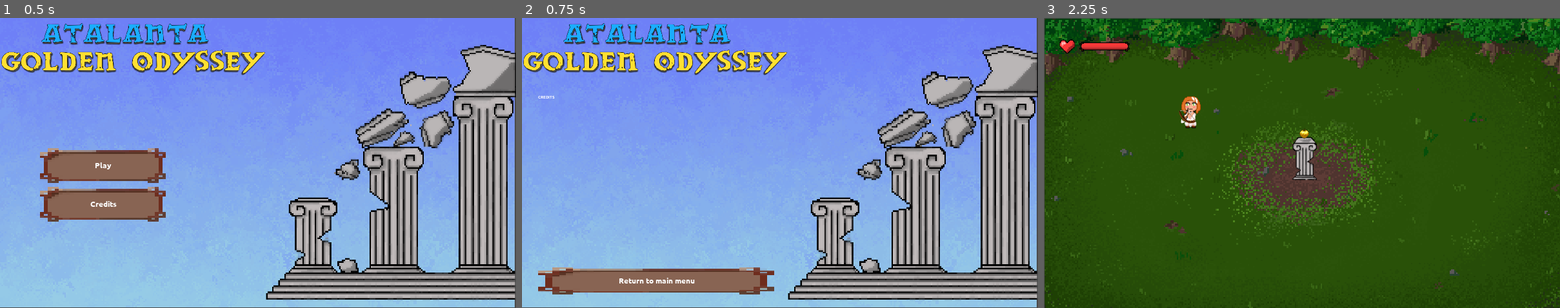
Above: before the commit, frames 1-3 (left to right).
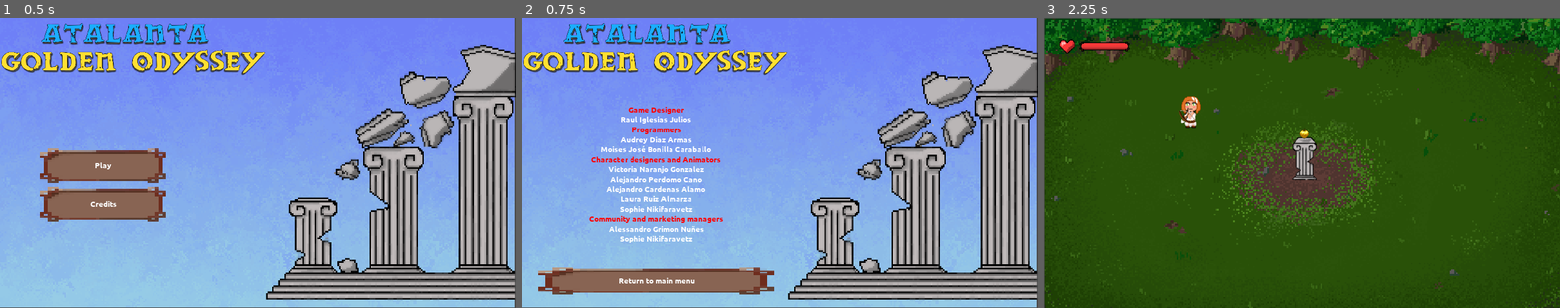
Above: after the commit, the same moments.

Repository: moisesjbc/atalanta-golden-odyssey
Game: Godot game, scene res://gui/main_menu/main_menu.tscn
Two runs of this game, one before a commit and one after it. Both use one fixed random seed, a clock stepped at 60 frames per second and the inputs below. The engine's default icon, where the game draws it, is replaced by a stand-in: a white triangle on a blue panel in a dark square.
Inputs:
- Up to frame 1 (0.5 s): no input
- Up to frame 2 (0.75 s): click "Credits" at 0.5 s
- Up to frame 3 (2.25 s): click "Return to main menu" at 1.25 s; click "Play" at 2 s

Frame 1 is identical in both runs. In frame 2, 2.4% of the frame differs, in the area x 3-39%, y 26-78%; in frame 3, nothing differs.

Commit message:
Add credits text

Diff:
--- a/godot-project/gui/credits_menu/credits_menu.tscn
+++ b/godot-project/gui/credits_menu/credits_menu.tscn
@@ -7,6 +7,7 @@
 [ext_resource path="res://fonts/Ubuntu-B.ttf" type="DynamicFontData" id=5]
 
 [sub_resource type="DynamicFont" id=1]
+size = 30
 font_data = ExtResource( 5 )
 
 [node name="main_menu" type="Node2D"]
@@ -37,8 +38,38 @@
 size_flags_vertical = 3
 custom_fonts/normal_font = SubResource( 1 )
 bbcode_enabled = true
-bbcode_text = "CREDITS"
-text = "CREDITS"
+bbcode_text = "[center]
+[color=red]Game Designer[/color]
+Raul Iglesias Julios
+[color=red]Programmers[/color]
+Audrey Diaz Armas
+Moises José Bonilla Caraballo
+[color=red]Character designers and Animators[/color]
+Victoria Naranjo Gonzalez
+Alejandro Perdomo Cano
+Alejandro Cardenas Alamo
+Laura Ruiz Almarza
+Sophie Nikifaravetz
+[color=red]Community and marketing managers[/color]
+Alessandro Grimon Nuñes
+Sophie Nikifaravetz
+[/center]"
+text = "
+Game Designer
+Raul Iglesias Julios
+Programmers
+Audrey Diaz Armas
+Moises José Bonilla Caraballo
+Character designers and Animators
+Victoria Naranjo Gonzalez
+Alejandro Perdomo Cano
+Alejandro Cardenas Alamo
+Laura Ruiz Almarza
+Sophie Nikifaravetz
+Community and marketing managers
+Alessandro Grimon Nuñes
+Sophie Nikifaravetz
+"
 
 [node name="return_to_main_menu" parent="vbox_container" instance=ExtResource( 3 )]
 margin_top = 643.0
